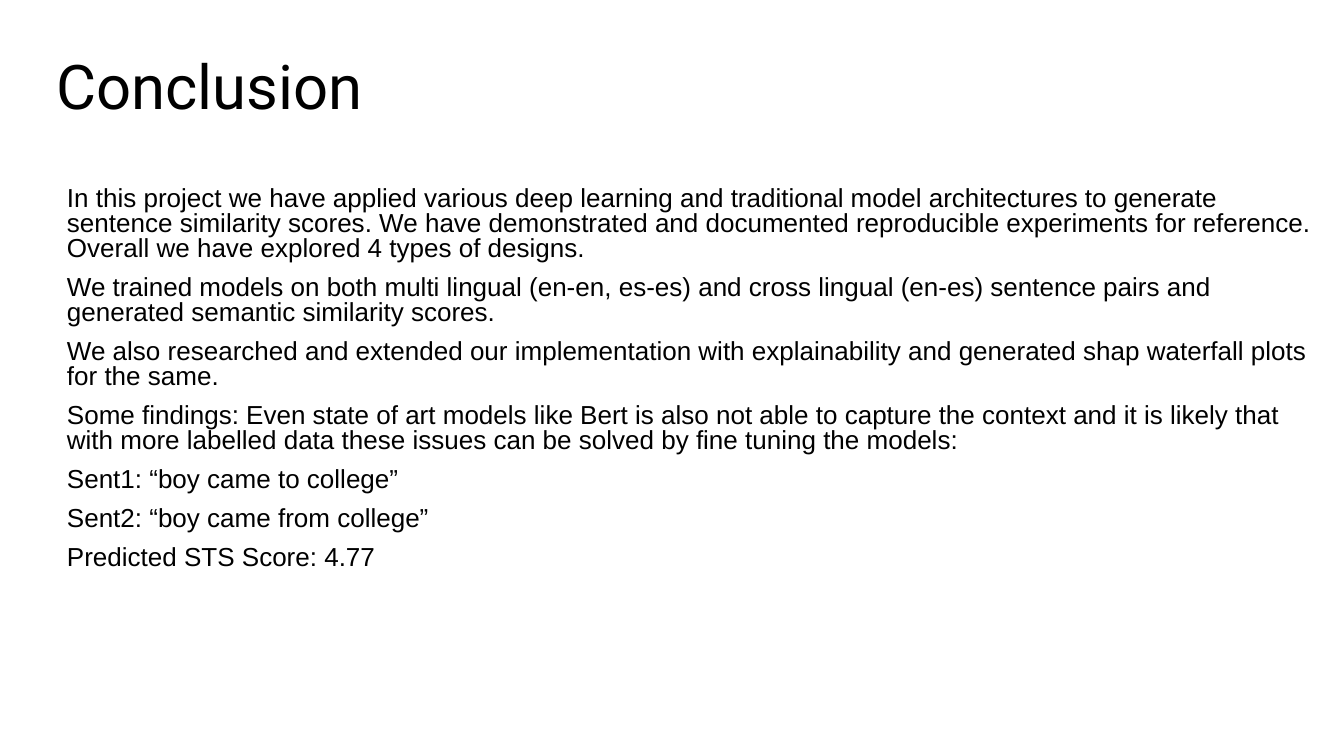
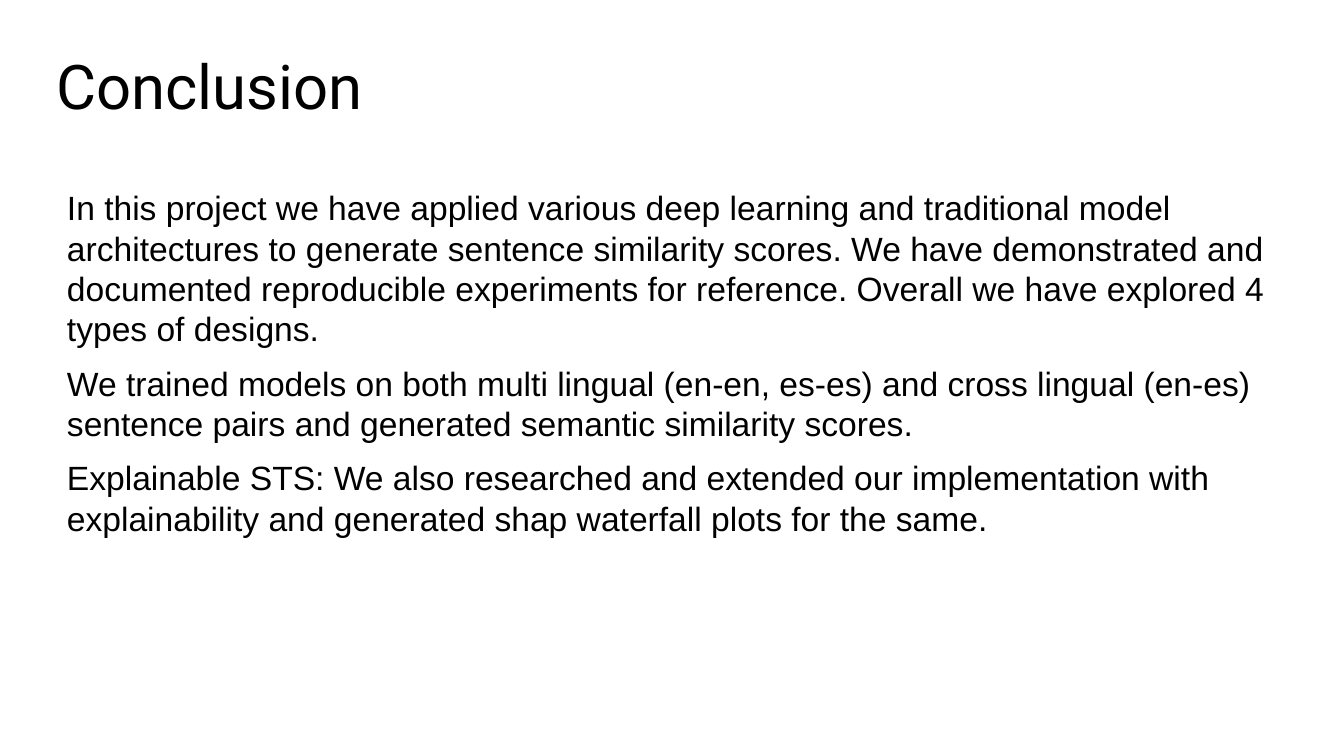
Before and after one commit to tanalpha-aditya/Advanced_Semantic_similarity, a slide deck: slide 15 of 4-final_report.pptx. Drawn at 1344x756 pixels with LibreOffice and Linux fonts; fonts in the diff are those of the drawing. Boxes give left, top, right and bottom in pixels: in the first picture for what was removed or moved away, otherwise in the second. Text is boxed around its words. In the diff, an @@ line names an element or a change of style, - is before the commit and + after.

```diff
--- a/4-final_report.pptx
+++ b/4-final_report.pptx
@@ text at (x1=67, y1=195, x2=1264, y2=443): size 18.6 to 24 pt in "In this project we have applied various ...", "We trained models on both multi lingual ..."; line spacing 0.8 to 1 @@
@@ text at (x1=67, y1=465, x2=1209, y2=538): text changed; size 18.6 to 24 pt @@
-We also researched and extended our implementation with explainability and generated shap waterfall plots for the same.
-Some findings: Even state of art models like Bert is also not able to capture the context and it is likely that with more labelled data these issues can be solved by fine tuning the models:
-Sent1: “boy came to college”
-Sent2: “boy came from college”
-Predicted STS Score: 4.77
+Explainable STS: We also researched and extended our implementation with explainability and generated shap waterfall plots for the same.
```
Also in this commit, not shown: 5 other slides changed, 10 other files.
